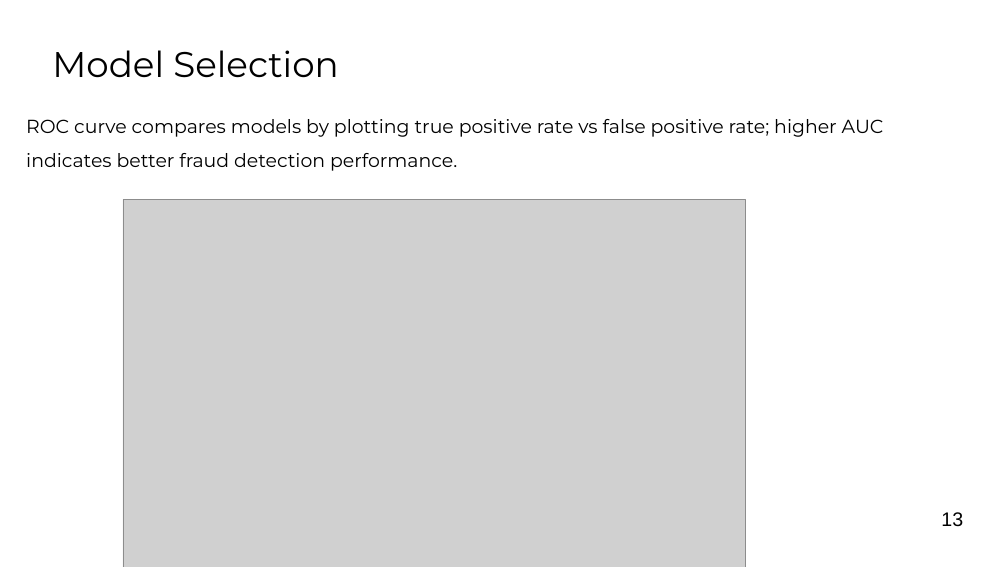
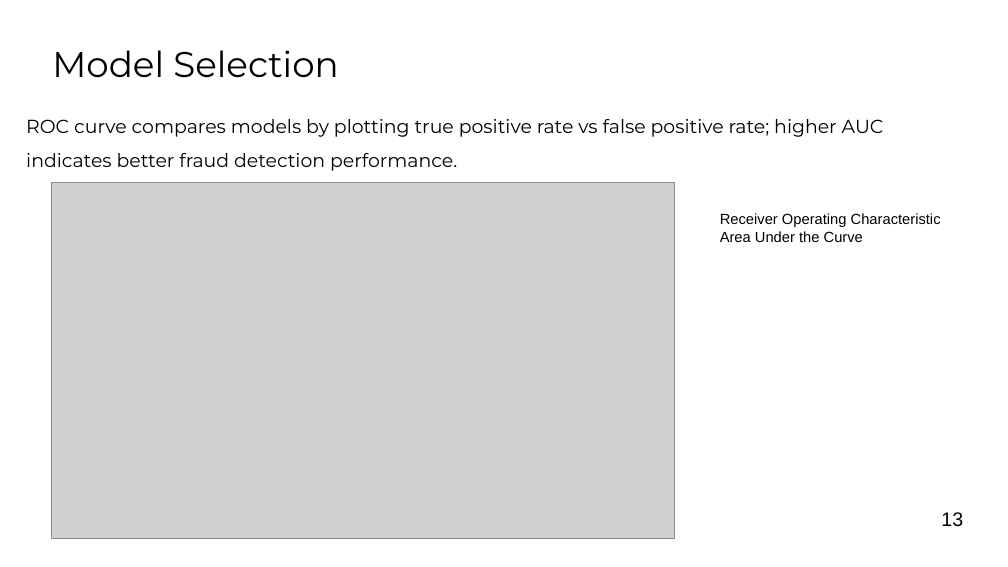
Before and after one commit to shraddhaGit-1813/DS_proj, a slide deck: slide 13 of ShraddhaTiwari - Final Presentation.pptx. Drawn at 1008x567 pixels with LibreOffice and Linux fonts; fonts in the diff are those of the drawing; grey boxes stand for pictures; background and template pictures are left out. Boxes give left, top, right and bottom in pixels: in the first picture for what was removed or moved away, otherwise in the second. Text is boxed around its words. In the diff, an @@ line names an element or a change of style, - is before the commit and + after.

```diff
--- a/ShraddhaTiwari - Final Presentation.pptx
+++ b/ShraddhaTiwari - Final Presentation.pptx
@@ picture resized from (x1=123, y1=200, x2=746, y2=567) to (x1=51, y1=182, x2=674, y2=538) @@
@@ text added at (x1=720, y1=213, x2=941, y2=242), 14 pt, text #000000 @@
+Receiver Operating Characteristic
+Area Under the Curve
```
Also in this commit, not shown: 4 other slides changed, 4 slides added, 1 other file.
